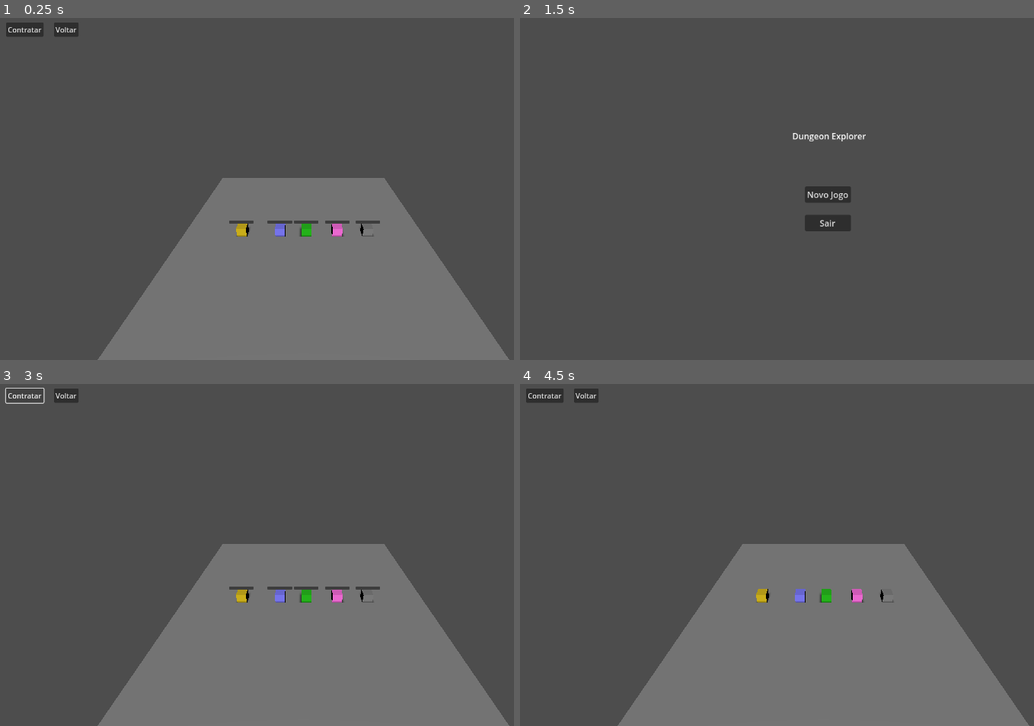
Above: before the commit, frames 1-4 (two rows, left to right).
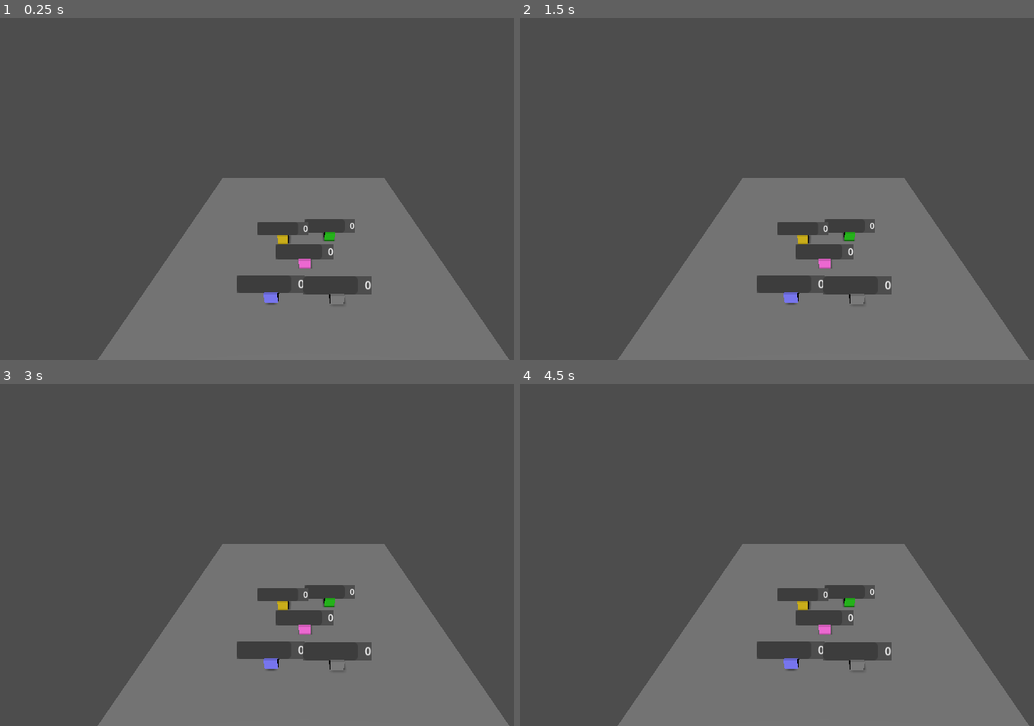
Above: after the commit, the same moments.

Repository: lazaromenezes/dungeon-explorer-godot
Game: Godot game, scene res://scenes/dungeon/dungeon.tscn
Two runs of this game, one before a commit and one after it. Both use one fixed random seed, a clock stepped at 60 frames per second and the inputs below. Before the commit the project starts from res://scenes/tavern/tavern.tscn.
Inputs (mouse positions are in pixels of both pictures, inside the frame that each line leads up to):
- Up to frame 1 (0.25 s): no input
- Up to frame 2 (1.5 s): click (545, 28) at 0.5 s, where only the run before the commit has a clickable "Contratar"; click (586, 28) at 1.25 s, where only the run before the commit has a clickable "Voltar"
- Up to frame 3 (3 s): click (308, 561) at 2 s, where only the run before the commit has a clickable "Novo Jogo"; click (25, 394) at 2.75 s, where only the run before the commit has a clickable "Contratar"
- Up to frame 4 (4.5 s): click (586, 394) at 3.5 s, where only the run before the commit has a clickable "Voltar"; click (828, 561) at 4.25 s, where only the run before the commit has a clickable "Novo Jogo"

The runs differ from the first frame. In frame 1, 3.5% of the frame differs, in the area x 1-74%, y 1-84%; in frame 2, 27%, in the area x 18-100%, y 33-100%; in frame 3, 3.3%; in frame 4, 3.5%.

Commit message:
Add initial dungeon enter

Diff:
--- a/project.godot
+++ b/project.godot
@@ -11,9 +11,17 @@
 [application]
 
 config/name="dungeon-explorer"
-run/main_scene="res://scenes/tavern/tavern.tscn"
+run/main_scene="res://scenes/dungeon/dungeon.tscn"
 config/features=PackedStringArray("4.0", "Mobile")
 config/icon="res://icon.svg"
+
+[autoload]
+
+Party="*res://scenes/party_status.gd"
+
+[dotnet]
+
+project/assembly_name="dungeon-explorer"
 
 [rendering]
 
--- a/scenes/characters/health_bar.gd
+++ b/scenes/characters/health_bar.gd
@@ -3,7 +3,9 @@
 func _ready():
 	texture = $SubViewport.get_texture()
 
-func set_progress_bar(current: int, max: int):
+func set_progress_bar(current: int, max_value: int):
 	$SubViewport/ProgressBar.min_value = 0
-	$SubViewport/ProgressBar.max_value = max
+	$SubViewport/ProgressBar.max_value = max_value
 	$SubViewport/ProgressBar.value = current
+
+	$SubViewport/Label.text = "%d/%d" % [current, max_value]
--- a/scenes/characters/health_bar.tscn
+++ b/scenes/characters/health_bar.tscn
@@ -6,19 +6,26 @@
 size = Vector2(50, 6)
 
 [node name="HealthBar" type="Sprite3D"]
-flip_v = true
 billboard = 1
 texture = SubResource("PlaceholderTexture2D_coddn")
 script = ExtResource("1_twjpf")
 
 [node name="SubViewport" type="SubViewport" parent="."]
 debug_draw = 1
-size = Vector2i(50, 6)
+size = Vector2i(100, 26)
 size_2d_override = Vector2i(50, 6)
 
 [node name="ProgressBar" type="ProgressBar" parent="SubViewport"]
-offset_right = 50.0
-offset_bottom = 6.0
+offset_right = 80.0
+offset_bottom = 26.0
 step = 1.0
 rounded = true
 show_percentage = false
+
+[node name="Label" type="Label" parent="SubViewport"]
+offset_left = 80.0
+offset_right = 100.0
+offset_bottom = 26.0
+text = "0"
+horizontal_alignment = 2
+vertical_alignment = 1
--- a/scenes/characters/hirelings/champion/champion.tres
+++ b/scenes/characters/hirelings/champion/champion.tres
@@ -4,5 +4,5 @@
 
 [resource]
 script = ExtResource("1_vkwq7")
-current_health = 0
-max_health = 0
+current_health = 2
+max_health = 3
--- /dev/null
+++ b/scenes/dungeon/dungeon.gd
@@ -0,0 +1,6 @@
+extends Node3D
+
+var hirelings: Array[HirelingStats]
+
+func _ready():
+	get_tree().call_group("hirelings_group", "define_health", Party.current_party)
--- /dev/null
+++ b/scenes/dungeon/dungeon.tscn
@@ -0,0 +1,69 @@
+[gd_scene load_steps=14 format=3 uid="uid://dkvy2eki0h3dx"]
+
+[ext_resource type="Script" path="res://scenes/dungeon/dungeon.gd" id="1_djhe0"]
+[ext_resource type="PackedScene" uid="uid://6t4nndgiiqrv" path="res://scenes/characters/hirelings/champion/champion.tscn" id="2_57tf7"]
+[ext_resource type="Resource" uid="uid://b30qbddmnj37t" path="res://scenes/characters/hirelings/champion/champion.tres" id="3_e7mab"]
+[ext_resource type="PackedScene" uid="uid://u7tttonb88e4" path="res://scenes/characters/hirelings/cleric/cleric.tscn" id="4_6i5ji"]
+[ext_resource type="Resource" uid="uid://dl3qeysyw1g8a" path="res://scenes/characters/hirelings/cleric/cleric.tres" id="5_ldxc8"]
+[ext_resource type="PackedScene" uid="uid://cx4gf23ugit30" path="res://scenes/characters/hirelings/fighter/fighter.tscn" id="6_jlof4"]
+[ext_resource type="Resource" uid="uid://tmcnje7lorrw" path="res://scenes/characters/hirelings/fighter/fighter.tres" id="7_gjgtw"]
+[ext_resource type="PackedScene" uid="uid://dtnjygso3ouyg" path="res://scenes/characters/hirelings/rougue/rogue.tscn" id="8_lrtie"]
+[ext_resource type="Resource" uid="uid://bwx0u5uuerl86" path="res://scenes/characters/hirelings/rougue/rogue.tres" id="9_0h26o"]
+[ext_resource type="PackedScene" uid="uid://dxinsc5iluilg" path="res://scenes/characters/hirelings/wizard/wizard.tscn" id="10_33h4m"]
+[ext_resource type="Resource" uid="uid://cnxr2d7bhdvkt" path="res://scenes/characters/hirelings/wizard/wizard.tres" id="11_ix4u2"]
+
+[sub_resource type="BoxShape3D" id="BoxShape3D_d4yv6"]
+size = Vector3(5, 0.2, 5)
+
+[sub_resource type="BoxMesh" id="BoxMesh_4whfm"]
+size = Vector3(5, 0.2, 5)
+
+[node name="Dungeon" type="Node3D"]
+script = ExtResource("1_djhe0")
+
+[node name="Scenario" type="Node" parent="."]
+
+[node name="Ground" type="StaticBody3D" parent="Scenario"]
+transform = Transform3D(1, 0, 0, 0, 1, 0, 0, 0, 1, 0, -0.2, 0)
+
+[node name="CollisionShape3D" type="CollisionShape3D" parent="Scenario/Ground"]
+shape = SubResource("BoxShape3D_d4yv6")
+
+[node name="MeshInstance3D" type="MeshInstance3D" parent="Scenario/Ground"]
+transform = Transform3D(1, 0, 0, 0, 0.999962, -0.00872654, 0, 0.00872654, 0.999962, 0, 0, 0)
+mesh = SubResource("BoxMesh_4whfm")
+
+[node name="Camera3D" type="Camera3D" parent="Scenario"]
+transform = Transform3D(1, 0, 0, 0, 0.866025, 0.5, 0, -0.5, 0.866025, 0, 3, 3.5)
+fov = 76.2445
+near = 0.179
+far = 100.0
+
+[node name="DirectionalLight3D" type="DirectionalLight3D" parent="Scenario"]
+transform = Transform3D(1, 0, 0, 0, 0.808822, 0.588054, 0, -0.588054, 0.808822, 0, 1.21501, 3.82786)
+light_volumetric_fog_energy = 0.0
+light_angular_distance = 0.5
+shadow_enabled = true
+sky_mode = 1
+
+[node name="Hirelings" type="Node" parent="."]
+
+[node name="Champion" parent="Hirelings" groups=["hirelings_group"] instance=ExtResource("2_57tf7")]
+transform = Transform3D(1, 0, 0, 0, 1, 0, 0, 0, 1, -0.403551, -2.38419e-07, 0.206609)
+hireling_stats = ExtResource("3_e7mab")
+
+[node name="Cleric" parent="Hirelings" groups=["hirelings_group"] instance=ExtResource("4_6i5ji")]
+transform = Transform3D(1, 0, 0, 0, 1, 0, 0, 0, 1, 0.493942, 0, 1.45663)
+hireling_stats = ExtResource("5_ldxc8")
+
+[node name="Fighter" parent="Hirelings" groups=["hirelings_group"] instance=ExtResource("6_jlof4")]
+transform = Transform3D(1, 0, 0, 0, 1, 0, 0, 0, 1, 0.522175, 0, 0.121521)
+hireling_stats = ExtResource("7_gjgtw")
+
+[node name="Rougue" parent="Hirelings" groups=["hirelings_group"] instance=ExtResource("8_lrtie")]
+transform = Transform3D(1, 0, 0, 0, 1, 0, 0, 0, 1, 0.0216093, 0, 0.806187)
+hireling_stats = ExtResource("9_0h26o")
+
+[node name="Wizard" parent="Hirelings" groups=["hirelings_group"] instance=ExtResource("10_33h4m")]
+transform = Transform3D(1, 0, 0.000959931, 0, 1, 0, -0.000959931, 0, 1, -0.478108, 0, 1.43526)
+hireling_stats = ExtResource("11_ix4u2")
--- /dev/null
+++ b/scenes/party_status.gd
@@ -0,0 +1,3 @@
+extends Node
+
+@export var current_party: Dictionary
--- a/scenes/tavern/back_button.gd
+++ /dev/null
@@ -1,7 +0,0 @@
-extends Button
-
-func _ready():
-	pressed.connect(_back_to_title)
-
-func _back_to_title():
-	get_tree().change_scene_to_file("res://scenes/title_window/main_menu.tscn")
--- a/scenes/tavern/hire_button.gd
+++ /dev/null
@@ -1,24 +0,0 @@
-extends Button
-
-@export var available_hirelings: Array[HirelingStats]
-
-const MAX_HIRELINGS: int = 7
-
-func _ready():
-	pressed.connect(_roll_hirelings)
-
-func _roll_hirelings():
-
-	var rolled: Array[HirelingStats] = []
-
-	for i in range(MAX_HIRELINGS):
-		rolled.append(available_hirelings.pick_random())
-
-	var d: Dictionary = {}
-
-	for h in available_hirelings:
-		var c = rolled.count(h)
-		if c > 0:
-			d[h] = c
-
-	get_tree().call_group("hirelings_group", "define_health", d)
--- /dev/null
+++ b/scenes/tavern/tavern.gd
@@ -0,0 +1,39 @@
+extends Node3D
+
+const MAX_HIRELINGS: int = 7
+
+var _available_hirelings: Array[HirelingStats]
+
+func _ready():
+	$HUD/GoButton.disabled = true
+	$HUD/GoButton.pressed.connect(_enter_dungeon)
+	$HUD/HireButton.pressed.connect(_roll_hirelings)
+	$HUD/BackButton.pressed.connect(_back_to_title)
+
+	for hireling in $Hirelings.get_children():
+		_available_hirelings.append(hireling.hireling_stats)
+
+func _roll_hirelings():
+	var rolled: Array[HirelingStats] = []
+
+	for i in range(MAX_HIRELINGS):
+		rolled.append(_available_hirelings.pick_random())
+
+	var rolled_group: Dictionary = {}
+
+	for hireling in _available_hirelings:
+		var count = rolled.count(hireling)
+		if count > 0:
+			rolled_group[hireling] = count
+
+	$HUD/HireButton.disabled = true
+	$HUD/GoButton.disabled = false
+
+	get_tree().call_group("hirelings_group", "define_health", rolled_group)
+	Party.current_party = rolled_group
+
+func _back_to_title():
+	get_tree().change_scene_to_file("res://scenes/title_window/main_menu.tscn")
+
+func _enter_dungeon():
+	get_tree().change_scene_to_file("res://scenes/dungeon/dungeon.tscn")
--- a/scenes/tavern/tavern.tscn
+++ b/scenes/tavern/tavern.tscn
@@ -1,11 +1,10 @@
-[gd_scene load_steps=15 format=3 uid="uid://b0i81n3envcs1"]
+[gd_scene load_steps=14 format=3 uid="uid://b0i81n3envcs1"]
 
+[ext_resource type="Script" path="res://scenes/tavern/tavern.gd" id="1_wred3"]
 [ext_resource type="PackedScene" uid="uid://6t4nndgiiqrv" path="res://scenes/characters/hirelings/champion/champion.tscn" id="2_hptbt"]
 [ext_resource type="PackedScene" uid="uid://u7tttonb88e4" path="res://scenes/characters/hirelings/cleric/cleric.tscn" id="3_6ee7t"]
 [ext_resource type="PackedScene" uid="uid://cx4gf23ugit30" path="res://scenes/characters/hirelings/fighter/fighter.tscn" id="4_76v3j"]
 [ext_resource type="PackedScene" uid="uid://dtnjygso3ouyg" path="res://scenes/characters/hirelings/rougue/rogue.tscn" id="5_rh7mw"]
-[ext_resource type="Script" path="res://scenes/tavern/hire_button.gd" id="6_6ofuo"]
-[ext_resource type="Script" path="res://scenes/tavern/back_button.gd" id="6_8dk10"]
 [ext_resource type="PackedScene" uid="uid://dxinsc5iluilg" path="res://scenes/characters/hirelings/wizard/wizard.tscn" id="6_dwvmy"]
 [ext_resource type="Resource" uid="uid://b30qbddmnj37t" path="res://scenes/characters/hirelings/champion/champion.tres" id="7_y5e7h"]
 [ext_resource type="Resource" uid="uid://dl3qeysyw1g8a" path="res://scenes/characters/hirelings/cleric/cleric.tres" id="8_t8p00"]
@@ -20,6 +19,7 @@
 size = Vector3(5, 0.2, 5)
 
 [node name="Tavern" type="Node3D"]
+script = ExtResource("1_wred3")
 
 [node name="Scenario" type="Node" parent="."]
 
@@ -49,15 +49,15 @@
 [node name="Hirelings" type="Node" parent="."]
 
 [node name="Champion" parent="Hirelings" groups=["hirelings_group"] instance=ExtResource("2_hptbt")]
-transform = Transform3D(1, 0, 0, 0, 1, 0, 0, 0, 1, -1.26379, -2.38419e-07, 0)
+transform = Transform3D(1, 0, 0, 0, 1, 0, 0, 0, 1, -1.26379, -2.38419e-07, -0.838388)
 hireling_stats = ExtResource("7_y5e7h")
 
 [node name="Cleric" parent="Hirelings" groups=["hirelings_group"] instance=ExtResource("3_6ee7t")]
-transform = Transform3D(1, 0, 0, 0, 1, 0, 0, 0, 1, 1.315, 0, 0)
+transform = Transform3D(1, 0, 0, 0, 1, 0, 0, 0, 1, 1.315, 0, -1.00729)
 hireling_stats = ExtResource("8_t8p00")
 
 [node name="Fighter" parent="Hirelings" groups=["hirelings_group"] instance=ExtResource("4_76v3j")]
-transform = Transform3D(1, 0, 0, 0, 1, 0, 0, 0, 1, 0.058574, 0, 0)
+transform = Transform3D(1, 0, 0, 0, 1, 0, 0, 0, 1, 0.058574, 0, 1.12377)
 hireling_stats = ExtResource("9_1d8x7")
 
 [node name="Rougue" parent="Hirelings" groups=["hirelings_group"] instance=ExtResource("5_rh7mw")]
@@ -82,14 +82,19 @@
 offset_right = 99.3009
 offset_bottom = 41.3937
 text = "Contratar"
-script = ExtResource("6_6ofuo")
-available_hirelings = Array[Resource("res://scenes/characters/hirelings/hireling_stats.gd")]([ExtResource("7_y5e7h"), ExtResource("8_t8p00"), ExtResource("9_1d8x7"), ExtResource("10_tm08m"), ExtResource("11_t7owy")])
 
 [node name="BackButton" type="Button" parent="HUD"]
 layout_mode = 0
-offset_left = 122.408
+offset_left = 267.178
+offset_top = 9.23887
+offset_right = 322.178
+offset_bottom = 40.2389
+text = "Voltar"
+
+[node name="GoButton" type="Button" parent="HUD"]
+layout_mode = 0
+offset_left = 104.753
 offset_top = 10.3937
-offset_right = 177.408
+offset_right = 259.753
 offset_bottom = 41.3937
-text = "Voltar"
-script = ExtResource("6_8dk10")
+text = "Entrar na Dungeon"
